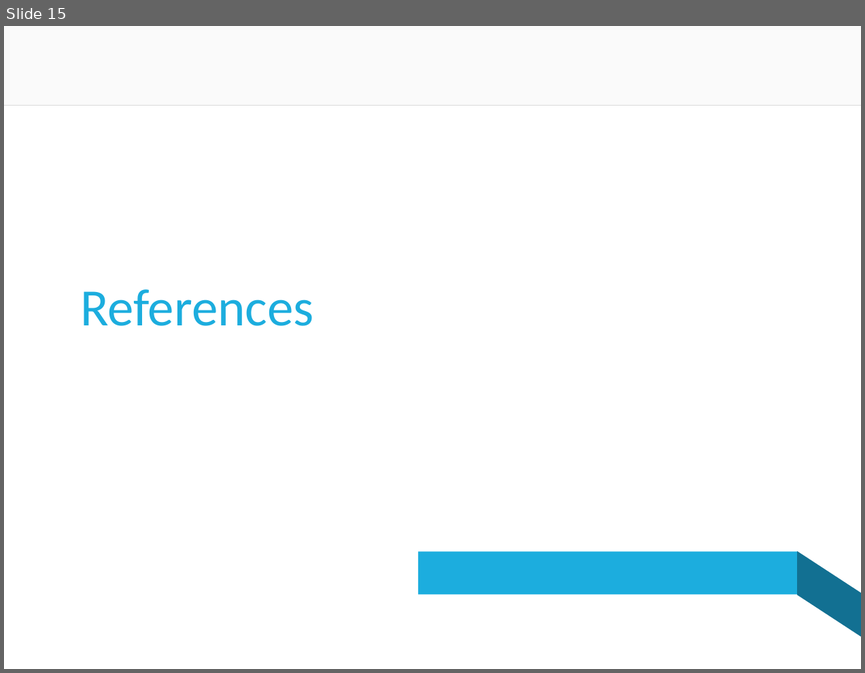
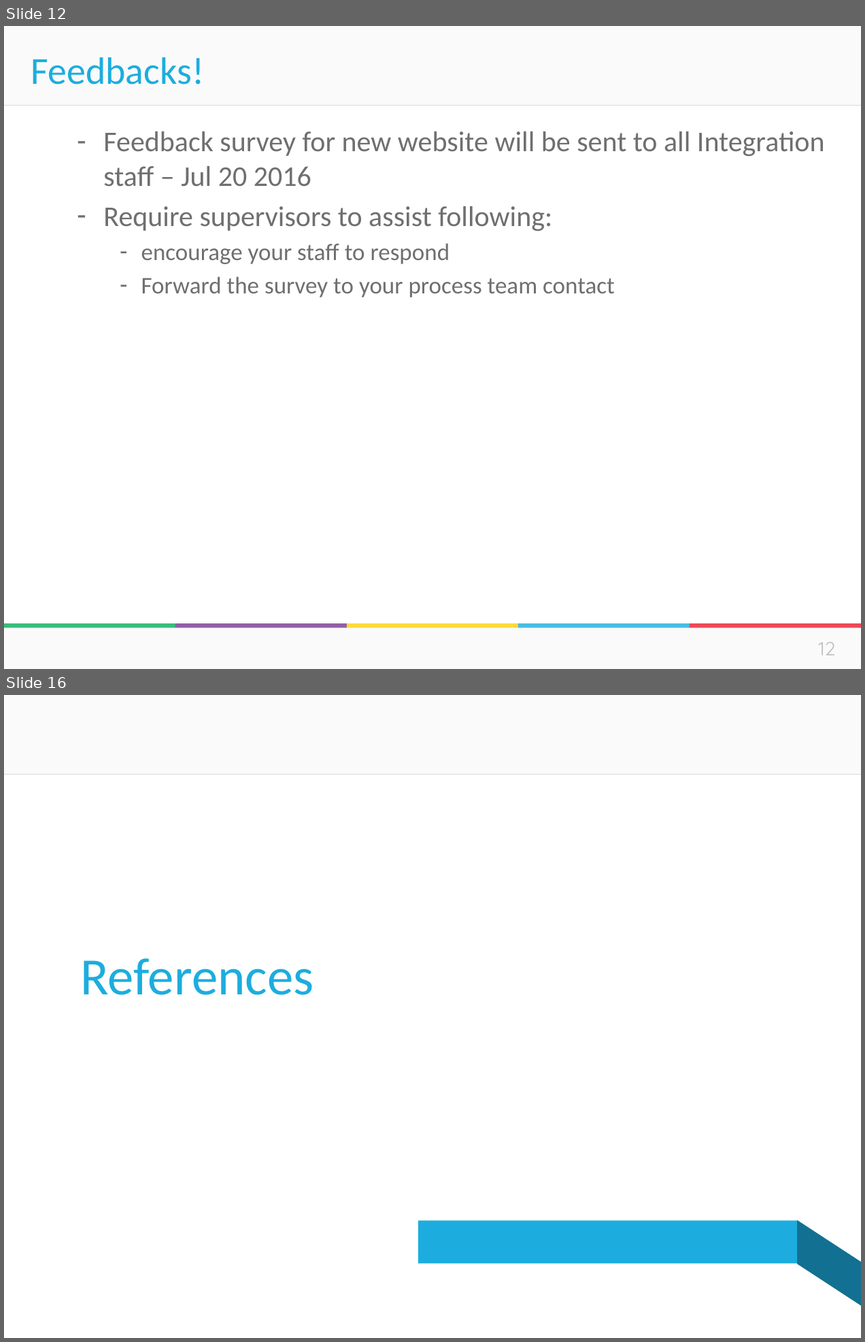
Before and after one commit to donus3/BusGoEveryWhere, a slide deck: Integration New Homepage.pptx. Shown one above the other, each under a label of ours: slide 15 before the commit, slides 12 and 16 after it; the slides between them are not shown. The pictures are 865x673 and 865x1342 pixels, drawn with LibreOffice and Linux fonts; fonts in the diff are those of the drawing; background and template pictures are left out. Boxes give left, top, right and bottom in pixels: in the first picture for what was removed or moved away, otherwise in the second. Text is boxed around its words. In the diff, an @@ line names an element or a change of style, - is before the commit and + after.

```diff
--- a/Integration New Homepage.pptx
+++ b/Integration New Homepage.pptx
@@ slide 12 added at (x1=4, y1=26, x2=861, y2=669), background #FFFFFF; not listed: 2 template elements that a slide beside it also shows @@
@@ title added at (x1=31, y1=57, x2=204, y2=84), 32 pt, text #1CADDE @@
+Feedbacks!
@@ text added at (x1=103, y1=131, x2=825, y2=297), 24 pt, text #6F6F6F @@
+  – Feedback survey for new website will be sent to all Integration staff – Jul 20 2016
+  – Require supervisors to assist following:
+    – encourage your staff to respond
+    – Forward the survey to your process team contact
@@ rectangle added at (x1=4, y1=628, x2=861, y2=669), fill #FAFAFA @@
@@ group added at (x1=4, y1=623, x2=861, y2=628): 5 rectangles @@
@@ page number added at (x1=818, y1=641, x2=835, y2=655), 16 pt, text #BFBFBF @@
+12
@@ what was slide 15 is now slide 16 @@
```
Also in this commit, not shown: 11 slides changed, 3 other slides added, 3 slides removed.
